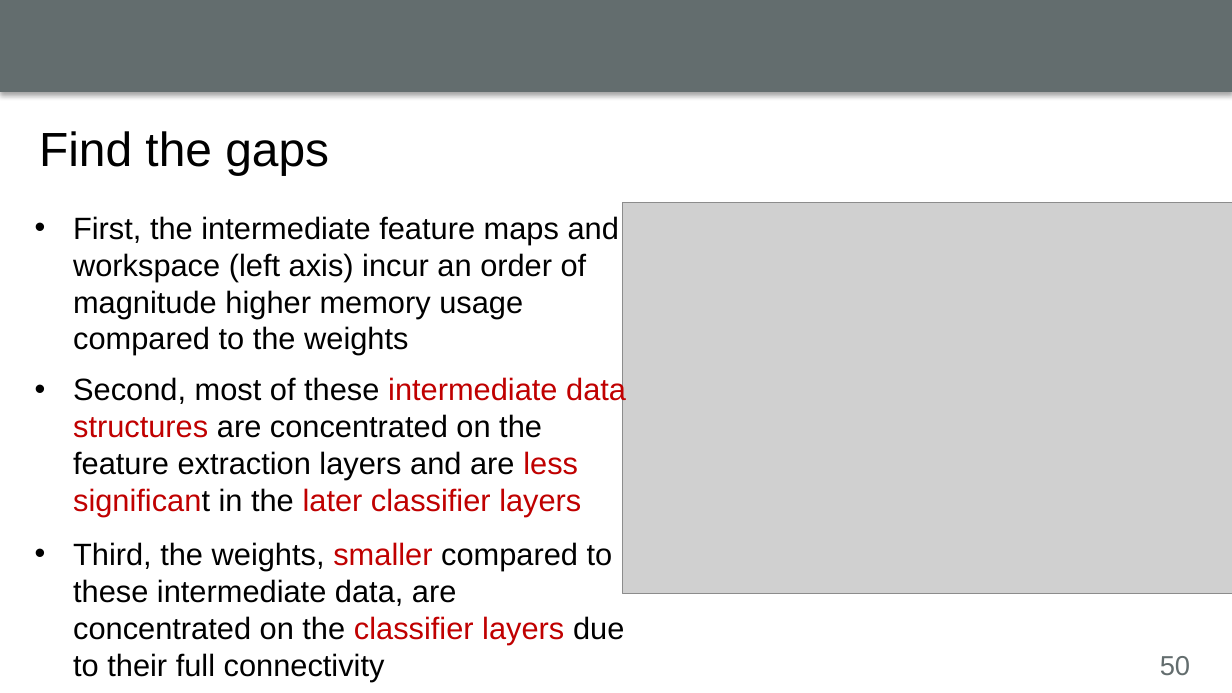
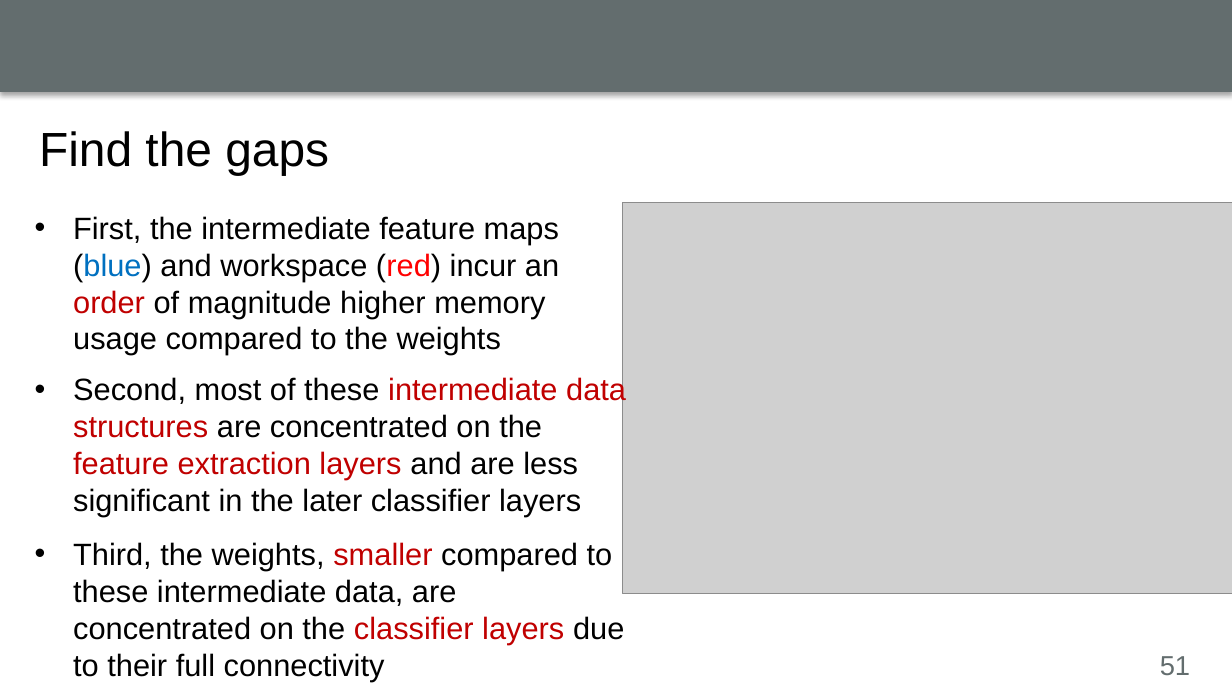
Before and after one commit to luyuliu/CSE-5194, a slide deck: slide 51 of presentation/presentation.pptx (slide 50 before the commit). Drawn at 1232x693 pixels with LibreOffice and Linux fonts; fonts in the diff are those of the drawing; grey boxes stand for pictures; background and template pictures are left out. Boxes give left, top, right and bottom in pixels: in the first picture for what was removed or moved away, otherwise in the second. Text is boxed around its words. In the diff, an @@ line names an element or a change of style, - is before the commit and + after.

```diff
--- a/presentation/presentation.pptx
+++ b/presentation/presentation.pptx
@@ text at [73,216,559,355]: text changed @@
-• First, the intermediate feature maps and workspace (left axis) incur an order of magnitude higher memory usage compared to the weights
+• First, the intermediate feature maps (blue) and workspace (red) incur an order of magnitude higher memory usage compared to the weights
@@ text "Second, most of these intermediate ..." at [73,376,626,517]: text colour #000000 to #C00000 in "feature extraction layers"; text colour #C00000 to #000000 in "less significant later classifier layers" @@
@@ page number at [1160,656,1190,675]: text changed @@
-50
+51
```
Also in this commit, not shown: 19 other slides changed, 2 slides added.
